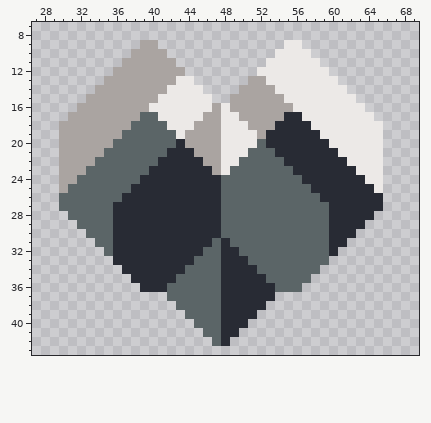
One commit to this sprite sheet: sprites/blocks/turrets/splinter/splinter-barrel.png. This is how it looked before the edit.
The file is 96x96 pixels. Shown: x 27..69, y 7..43.
The result:
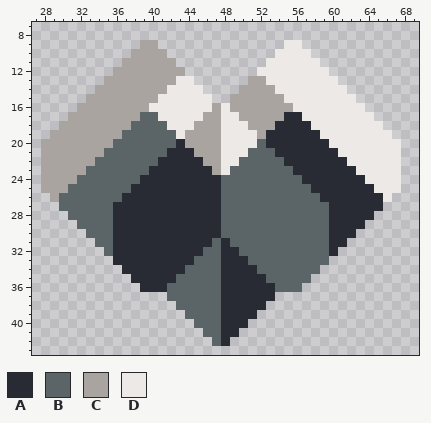
Palette (. is transparent): A #282b34  B #5b6567  C #aaa4a1  D #ece9e7
Diff:
y 19: x 29 . -> C; x 66 . -> D
y 20..25: x 28..29 .. -> CC; x 66..67 .. -> DD
y 26: x 29 . -> C; x 66 . -> D
Boxes around the changes in both pictures, in picture pixels (x1, y1, x2, y2):
added: (41, 130, 59, 202)
added: (383, 130, 401, 202)
